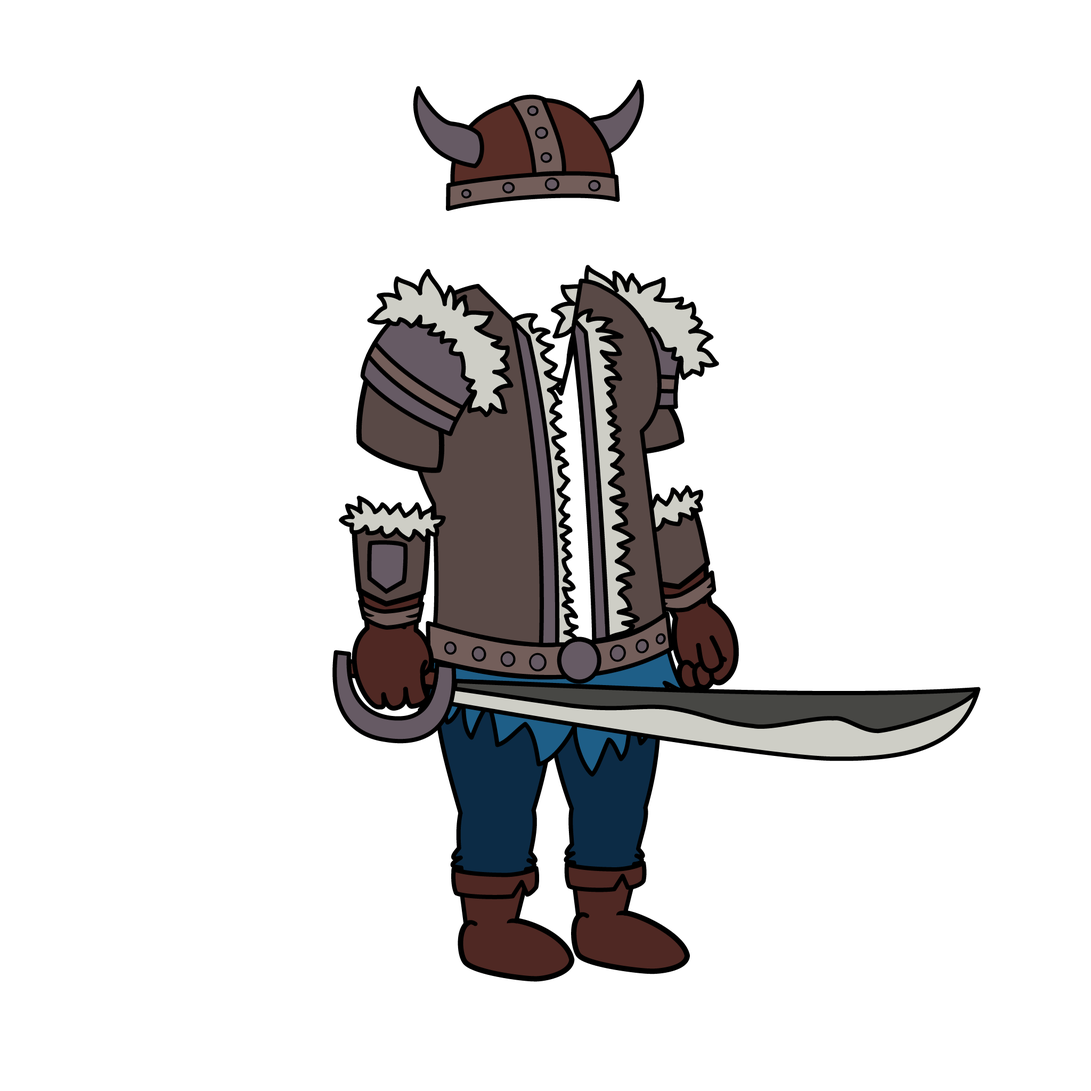
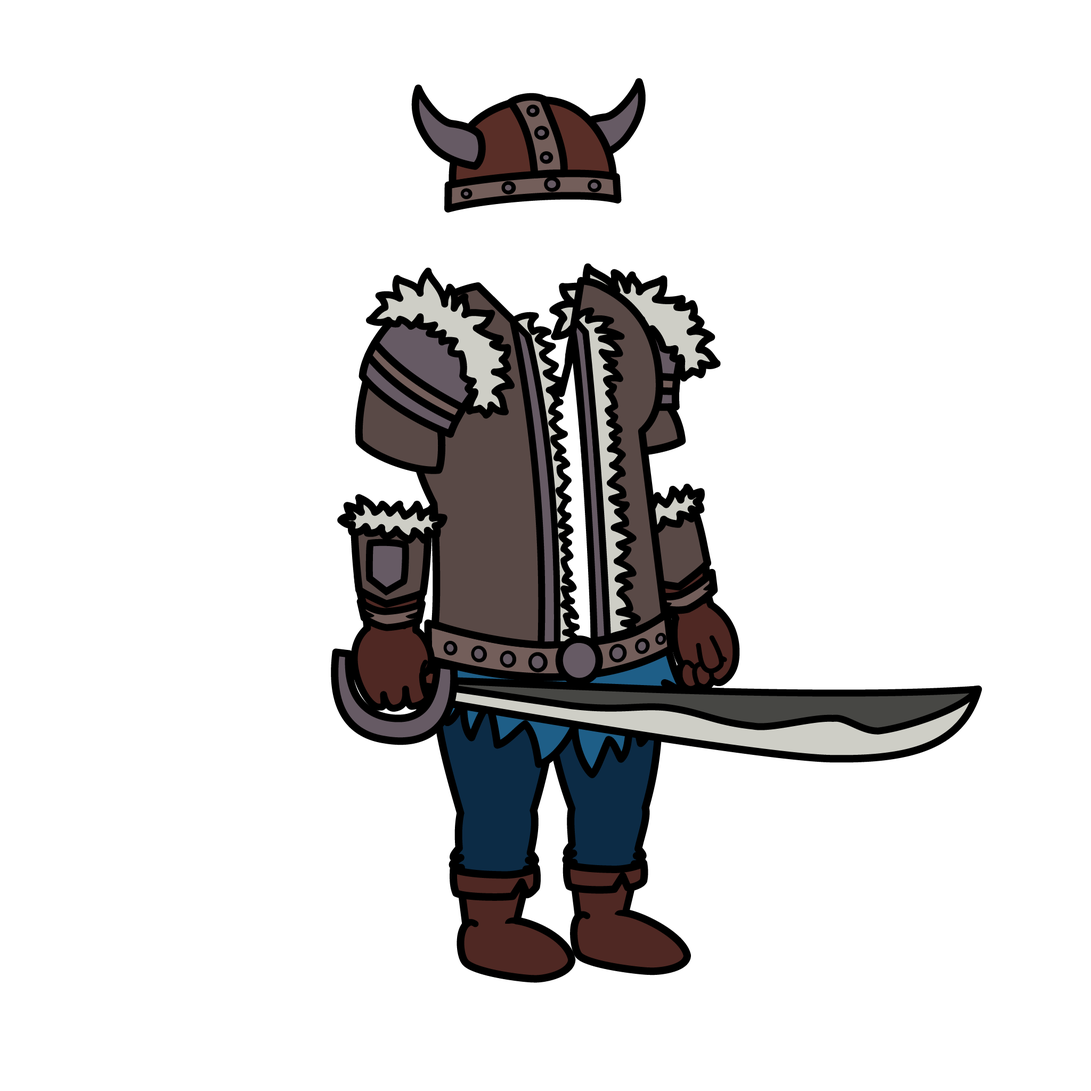
Comparing the layer stacks of the two 1091x1091 images. Changes:
painted on "C Shoulder_L" over [354, 267, 515, 475]
painted on "C Arm_L" over [337, 494, 448, 635]
painted on "C Hand_L" over [350, 616, 435, 713]
painted on "Weapon" over [330, 648, 983, 764]
painted on "Helmet" over [411, 77, 646, 213]
painted on "Chest" over [398, 277, 669, 650]
painted on "Pelvis" over [416, 610, 689, 779]
painted on "P Thigh_L" over [431, 578, 559, 818]
painted on "P Calf_L" over [448, 773, 541, 929]
painted on "P Foot_L" over [456, 910, 577, 984]
painted on "P Thigh_R" over [544, 603, 664, 813]
painted on "P Calf_R" over [562, 772, 651, 921]
painted on "P Foot_R" over [570, 903, 692, 976]
painted on "C Shoulder_R" over [549, 263, 722, 458]
painted on "C Arm_R" over [608, 483, 719, 623]
painted on "C Hand_R" over [670, 597, 741, 694]
